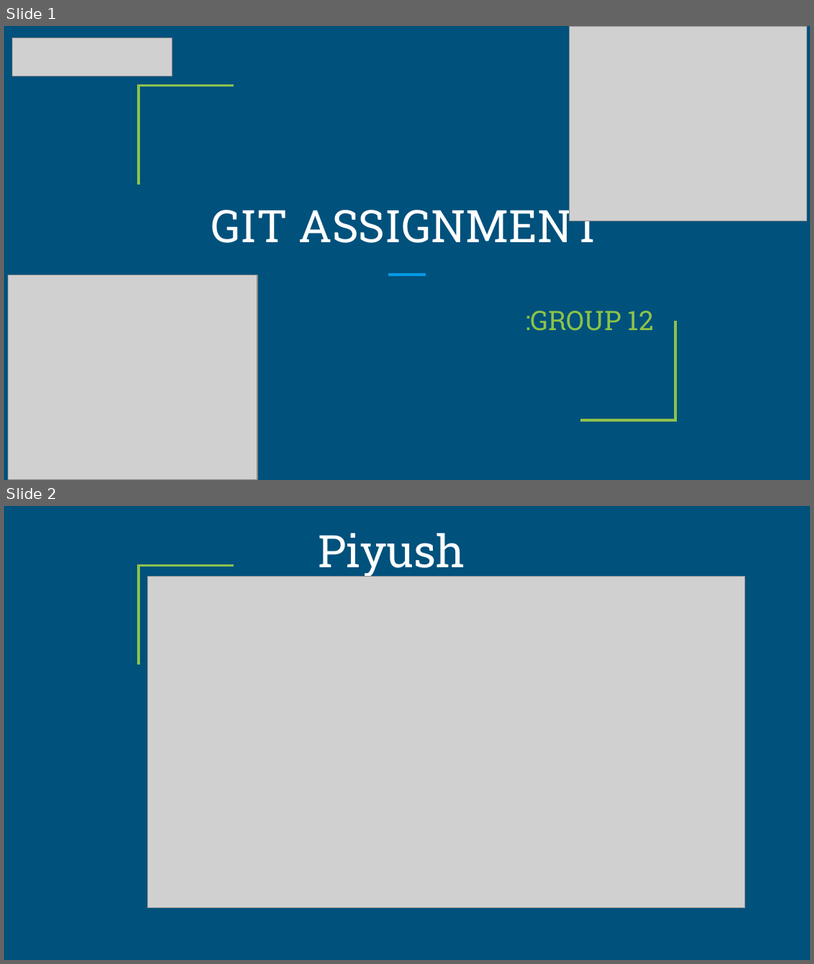
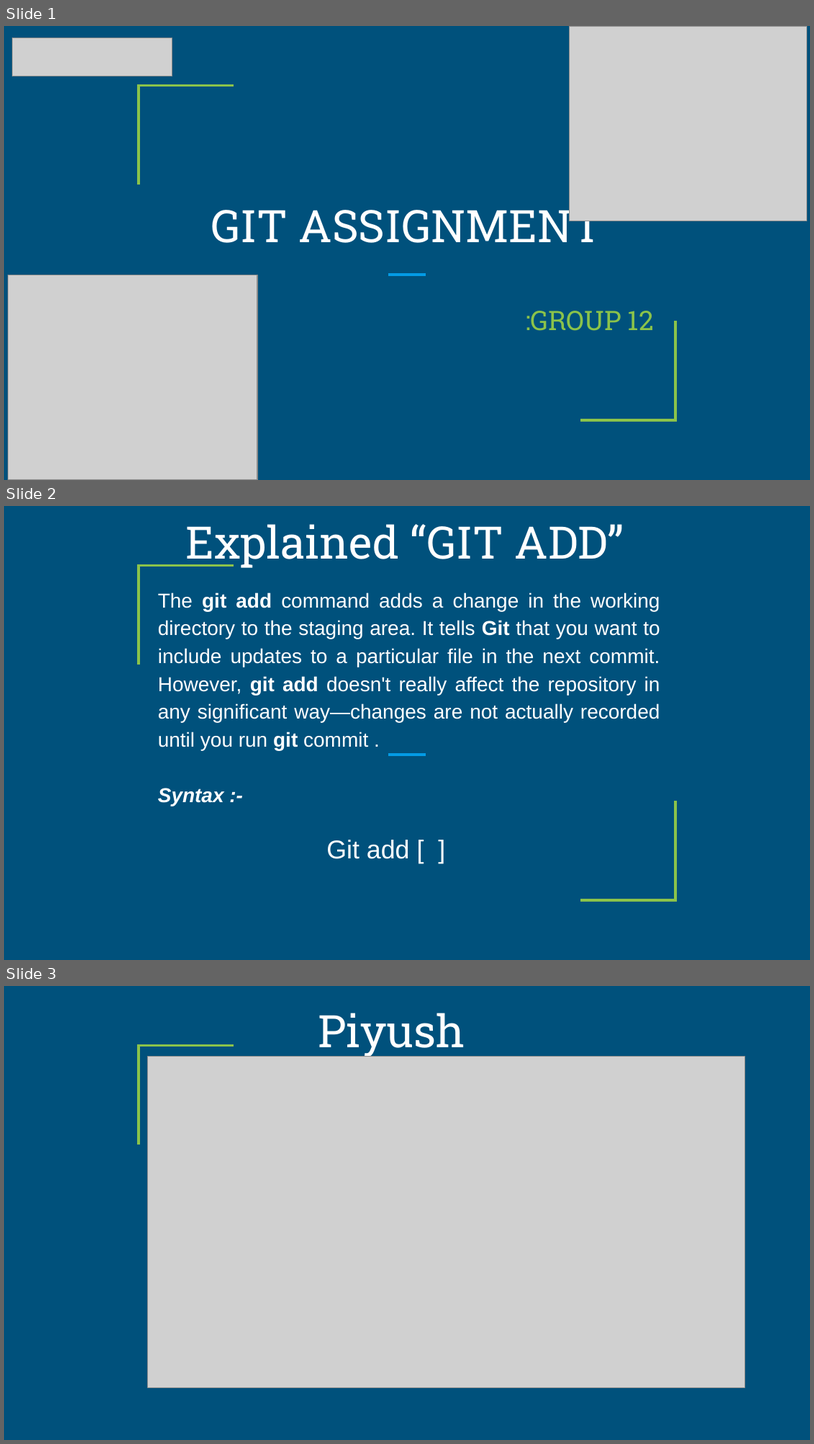
Before and after one commit to gsk0210/Knoldus_KIP_Group_12, a slide deck: GIT ASSIGNMENT by Group 12.pptx. Shown one above the other, each under a label of ours: slides 1 and 2 before the commit, slides 1, 2 and 3 after it. The pictures are 814x964 and 814x1444 pixels, drawn with LibreOffice and Linux fonts; fonts in the diff are those of the drawing; grey boxes stand for pictures. Boxes give left, top, right and bottom in pixels: in the first picture for what was removed or moved away, otherwise in the second. Text is boxed around its words. In the diff, an @@ line names an element or a change of style, - is before the commit and + after.

Commit message:
ADDING PPT OF GIT ASSIGNMENT BY PIYUSH AGRAWAL

```diff
--- a/GIT ASSIGNMENT by Group 12.pptx
+++ b/GIT ASSIGNMENT by Group 12.pptx
@@ slide 2 added at [4, 506, 810, 960], background #00517C; not listed: 3 template elements that a slide beside it also shows @@
@@ title added at [186, 524, 624, 568], 40 pt, text #FFFFFF @@
+Explained “GIT ADD”
@@ text added at [158, 592, 661, 859], 18 pt, text #FFFFFF @@
+The git add command adds a change in the working directory to the staging area. It tells Git that you want to include updates to a particular file in the next commit. However, git add doesn't really affect the repository in any significant way—changes are not actually recorded until you run git commit .
+Syntax :-
+Git add [ ]
@@ what was slide 2 is now slide 3 @@
```
